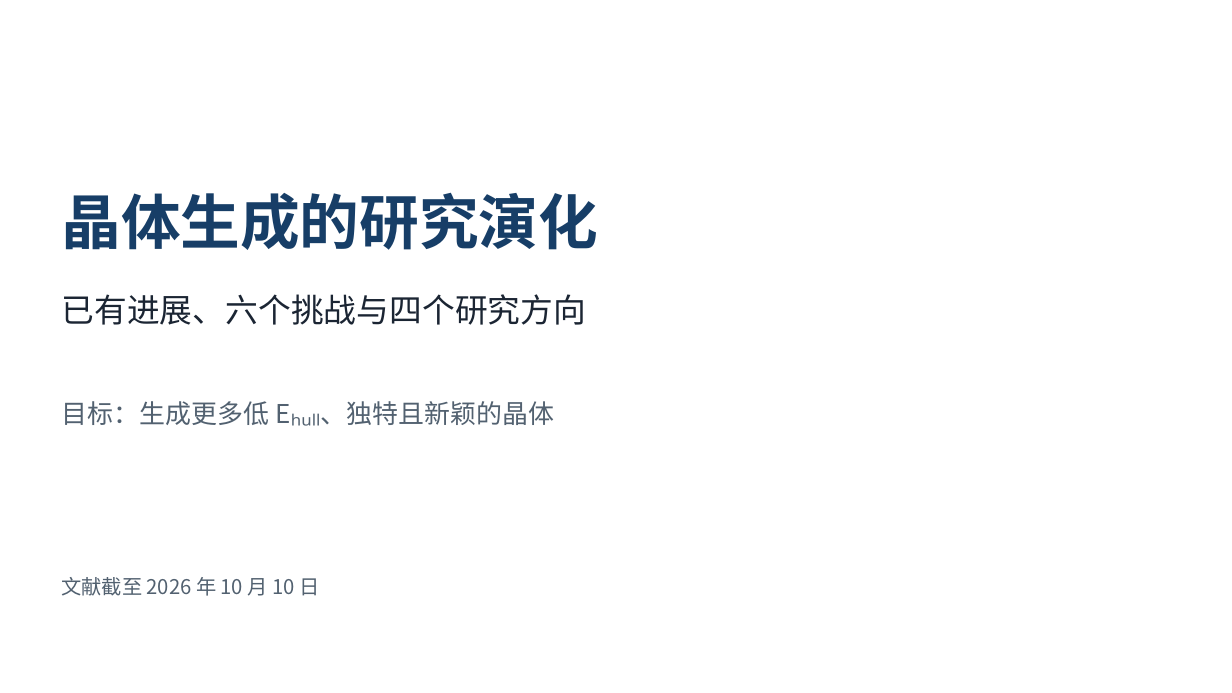
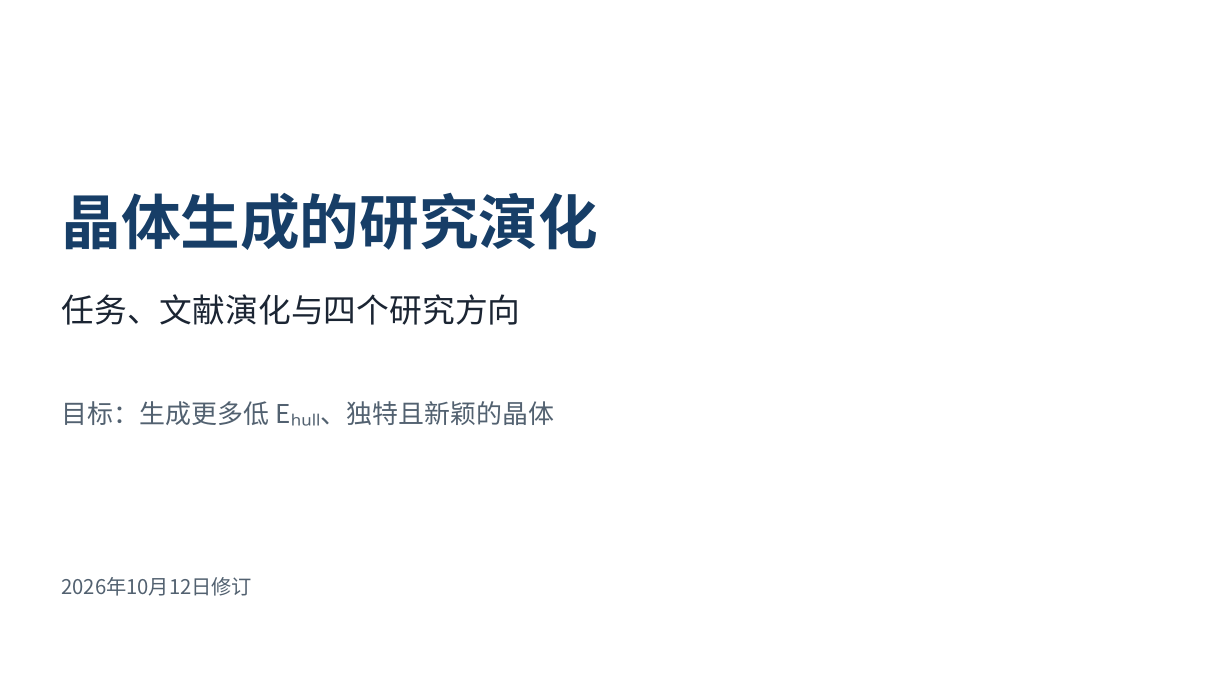
Before and after one commit to YWDDLiang/Research, a slide deck: slide 1 of crystal/evolution/presentation/crystal-generation-research-review.pptx. Drawn at 1232x693 pixels with LibreOffice and Linux fonts; fonts in the diff are those of the drawing. Boxes give left, top, right and bottom in pixels: in the first picture for what was removed or moved away, otherwise in the second. Text is boxed around its words. In the diff, an @@ line names an element or a change of style, - is before the commit and + after.

```diff
--- a/crystal/evolution/presentation/crystal-generation-research-review.pptx
+++ b/crystal/evolution/presentation/crystal-generation-research-review.pptx
@@ text at [62, 294, 521, 325]: text changed @@
-已有进展、六个挑战与四个研究方向
+任务、文献演化与四个研究方向
@@ text at [62, 577, 253, 596]: text changed @@
-文献截至 2026 年 10 月 10 日
+2026年10月12日修订
```
Also in this commit, not shown: 13 other slides changed, 16 slides added, 14 slides removed, 5 other files.
